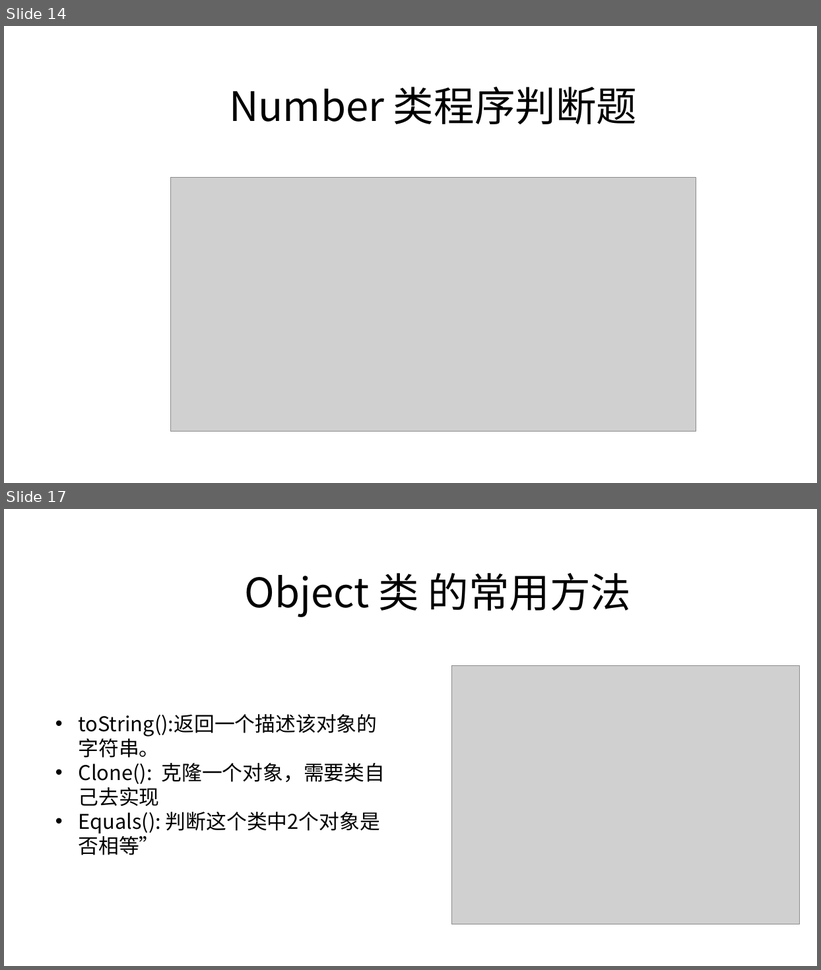
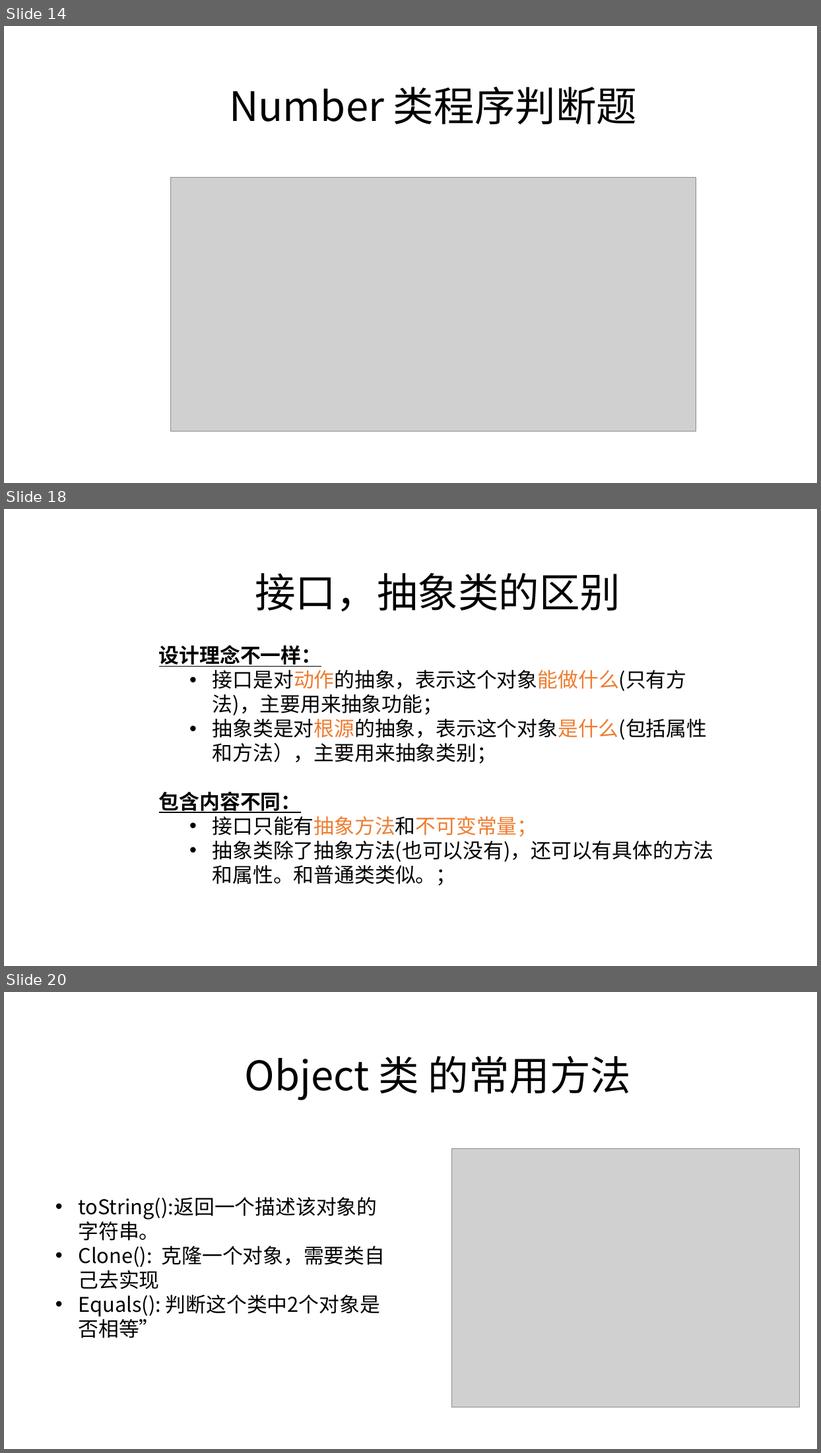
Before and after one commit to zjyesir/hmc_java_1, a slide deck: ppt/12.抽象类和接口.pptx. Shown one above the other, each under a label of ours: slides 14 and 17 before the commit, slides 14, 18 and 20 after it; the slides between them are not shown. The pictures are 821x970 and 821x1453 pixels, drawn with LibreOffice and Linux fonts; fonts in the diff are those of the drawing; grey boxes stand for pictures; background and template pictures are left out. Boxes give left, top, right and bottom in pixels: in the first picture for what was removed or moved away, otherwise in the second. Text is boxed around its words. In the diff, an @@ line names an element or a change of style, - is before the commit and + after.

Commit message:
抽象和接口 继续1

```diff
--- a/ppt/12.抽象类和接口.pptx
+++ b/ppt/12.抽象类和接口.pptx
@@ slide 18 added at box(4, 509, 817, 966), background picture (left out) @@
@@ text added at box(255, 573, 620, 612), 48 pt, text #000000 @@
+接口，抽象类的区别
@@ text added at box(159, 645, 714, 886), 24 pt, text #000000 @@
+设计理念不一样：
+  • 接口是对动作的抽象，表示这个对象能做什么(只有方法)，主要用来抽象功能；
+  • 抽象类是对根源的抽象，表示这个对象是什么(包括属性和方法），主要用来抽象类别；
+包含内容不同：
+  • 接口只能有抽象方法和不可变常量；
+  • 抽象类除了抽象方法(也可以没有)，还可以有具体的方法和属性。和普通类类似。；
@@ what was slide 17 is now slide 20 @@
```
Also in this commit, not shown: 1 slide changed, 3 other slides added, 1 slide removed.
